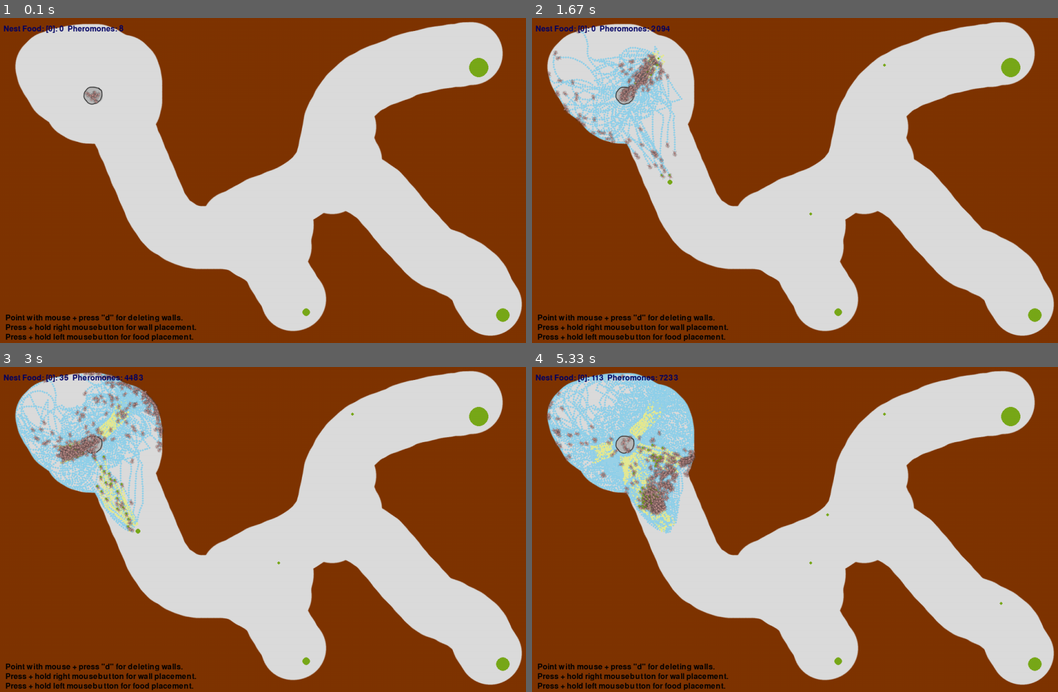
Above: before the commit, frames 1-4 (two rows, left to right).
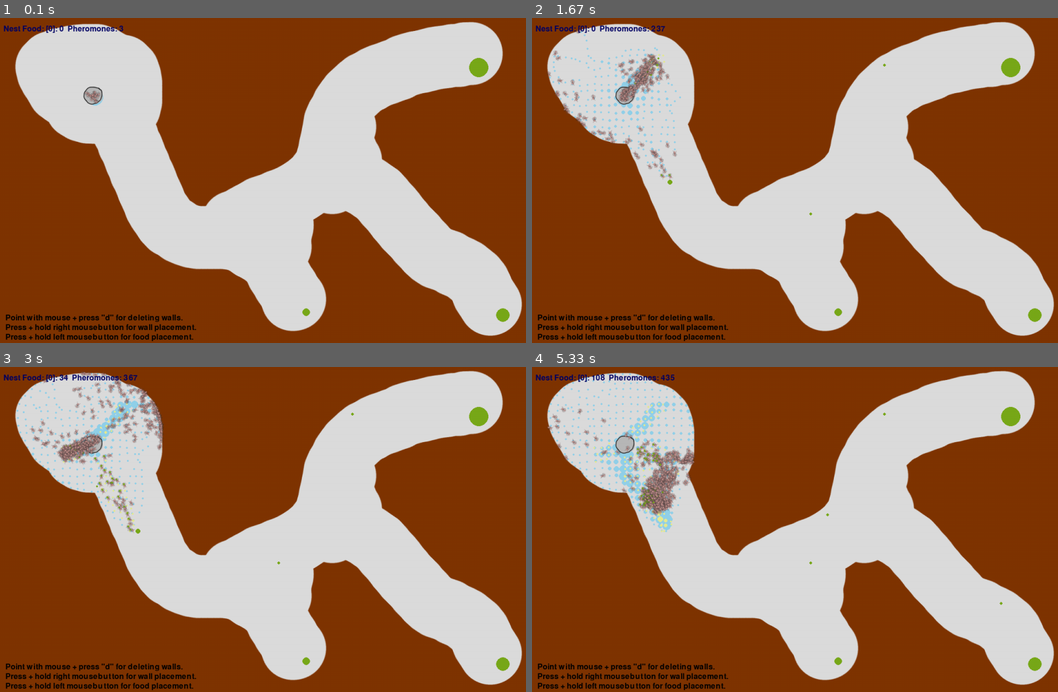
Above: after the commit, the same moments.

Repository: wschopohl/fuh-ants
Game: pygame game, started from Wieland/MainAntSimulation.py
Two runs of this game, one before a commit and one after it. Both use one fixed random seed, a clock stepped at 60 frames per second and the inputs below.
Inputs (mouse positions are in pixels of both pictures, inside the frame that each line leads up to):
- Up to frame 1 (0.1 s): no input
- Up to frame 2 (1.67 s): press the mouse at (668, 180) at 0.37 s; move the mouse to (763, 216) at 0.47 s; release the mouse at (858, 252) at 0.6 s; click (884, 63) at 0.72 s; click (658, 57) at 1.08 s; click (810, 213) at 1.58 s
- Up to frame 3 (3 s): click (194, 461) at 1.92 s; click (57, 454) at 2.42 s; click (94, 487) at 2.98 s
- Up to frame 4 (5.33 s): click (826, 513) at 3.32 s; click (1000, 604) at 3.75 s; click (679, 467) at 4.15 s; click (747, 516) at 4.82 s; click (695, 451) at 5.22 s

The runs differ from the first frame. In frame 1, less than 0.1% of the frame differs, in the area x 17-24%, y 2-27%; in frame 2, 2.4%; in frame 3, 5.4%; in frame 4, 7.0%, in the area x 2-32%, y 1-52%.

Commit message:
Started implementing pheromone eraser

Diff:
--- a/Wieland/Config.py
+++ b/Wieland/Config.py
@@ -28,11 +28,11 @@
 FoodSize = 0.03
 
 PheromoneSize = 2
-PheromoneDecay = 0.001
+PheromoneDecay = 0.0001
 PheromoneDistanceReduce = 0.1
 PheromoneMapTileSize = 15
 
 # The maximum food size that can be placed per mouse click (interaction) is defined as follows
 MaxUserFoodSize = 400
 UseThreading = False
-UseNumpy = True
+UseNumpy = False
--- a/Wieland/EnginePygame.py
+++ b/Wieland/EnginePygame.py
@@ -85,6 +85,11 @@
                 if event.buttons[RIGHT]:
                     if pygame.key.get_pressed()[pygame.K_d]:
                         self.pgmap.draw_circle(pygame.mouse.get_pos(), (0,0,0,0), 20)
+
+
+                    elif pygame.key.get_pressed()[pygame.K_r]:
+                        self.world.handle_erase(pygame.mouse.get_pos())
+
                     else:
                         self.pgmap.draw_circle(pygame.mouse.get_pos(), Colors.UserWalls, 10)
 
--- a/Wieland/PheromoneMap.py
+++ b/Wieland/PheromoneMap.py
@@ -64,6 +64,14 @@
         #old
         x,y = self.getMapCoordinates(pheromone.position)
         self.map[pheromone.type][y][x] = None
+
+    def erase_pheromones(self, pos):
+        print("CONTINUE HERE!")
+        x, y = pos  # Extract x and y from pos
+
+
+
+
     def update(self):
         if Config.UseNumpy:
             self.phero_map -= Config.PheromoneDecay
--- a/Wieland/World.py
+++ b/Wieland/World.py
@@ -119,3 +119,7 @@
 
     def randomPosition(self, margin=0):
         return (randrange(margin, self.width - margin), randrange(margin, self.height - margin))
+
+
+    def handle_erase(self, pos):
+        self.pheromoneMap.erase_pheromones(pos)
